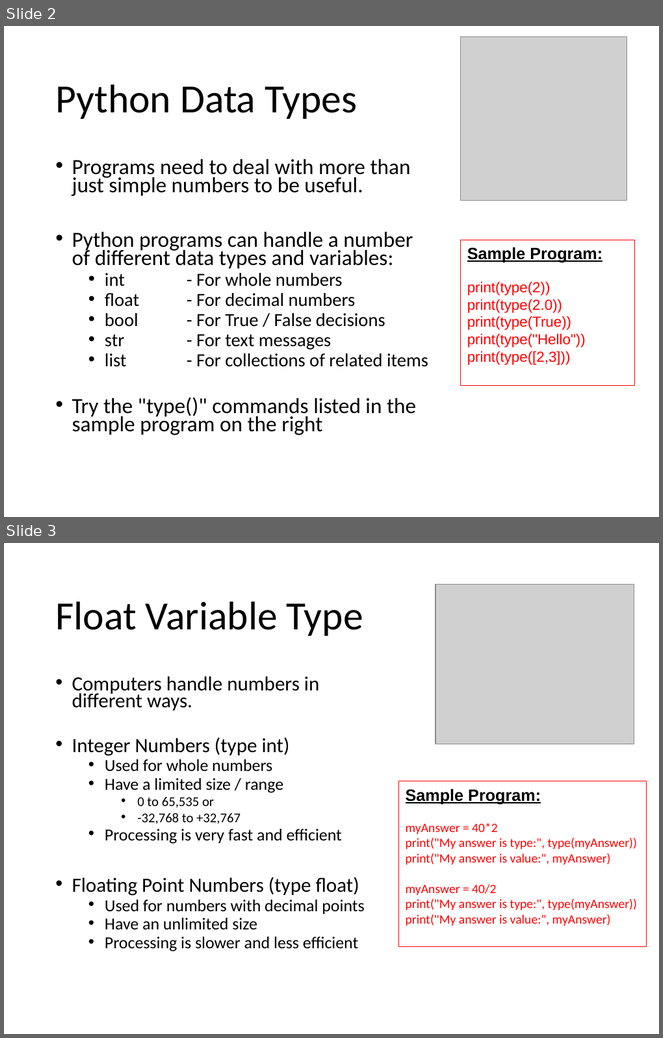
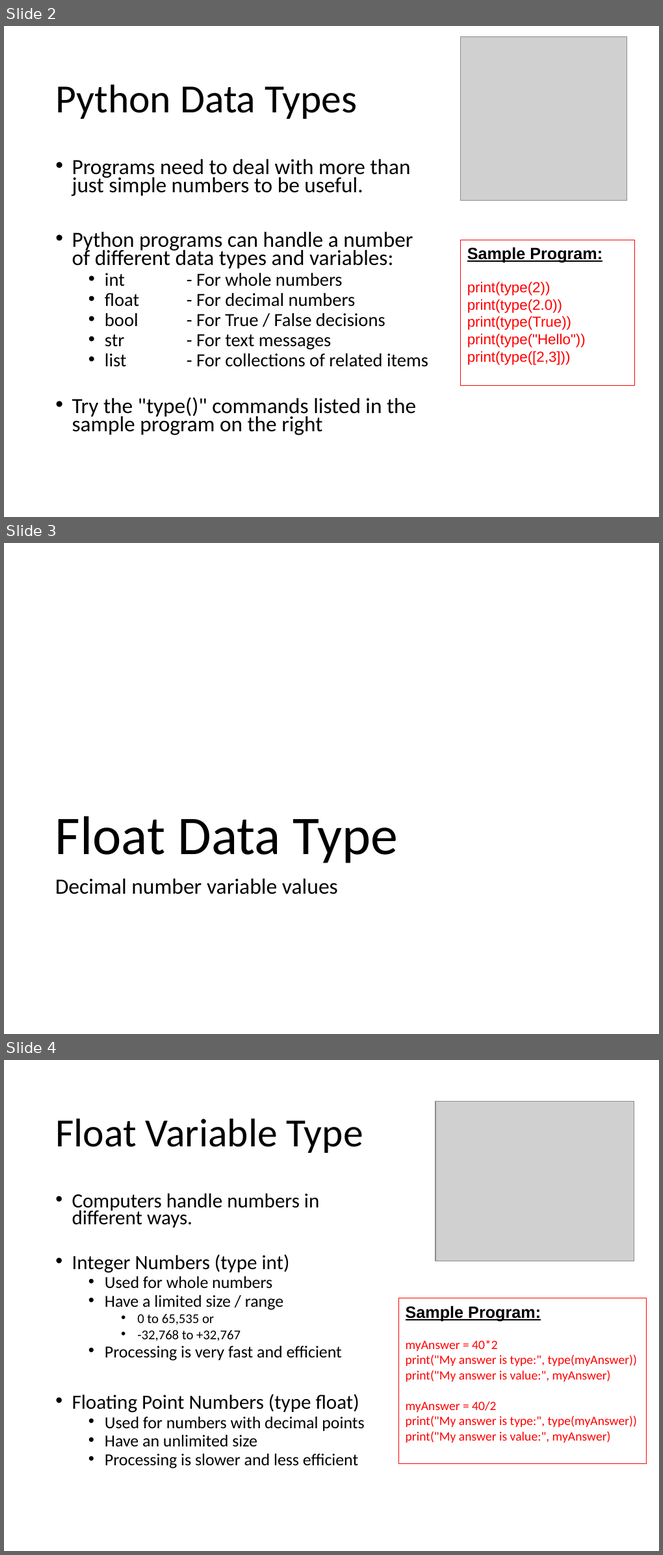
Before and after one commit to Greg5519/ICS3C0, a slide deck: Topic B Programming Skills/B.4 Lesson - Python More Variables.pptx. Shown one above the other, each under a label of ours: slides 2 and 3 before the commit, slides 2, 3 and 4 after it. The pictures are 663x1038 and 663x1555 pixels, drawn with LibreOffice and Linux fonts; fonts in the diff are those of the drawing; grey boxes stand for pictures. Boxes give left, top, right and bottom in pixels: in the first picture for what was removed or moved away, otherwise in the second. Text is boxed around its words. In the diff, an @@ line names an element or a change of style, - is before the commit and + after.

```diff
--- a/Topic B Programming Skills/B.4 Lesson - Python More Variables.pptx
+++ b/Topic B Programming Skills/B.4 Lesson - Python More Variables.pptx
@@ slide 3 added at (4, 543, 659, 1034), background #FFFFFF @@
@@ title added at (55, 816, 398, 863), 60 pt, text #000000 @@
+Float Data Type
@@ text added at (55, 878, 338, 895), 24 pt, text #000000 @@
+Decimal number variable values
@@ what was slide 3 is now slide 4 @@
```
Also in this commit, not shown: 2 slides changed, 8 other slides added, 1 slide removed, 3 other files.
